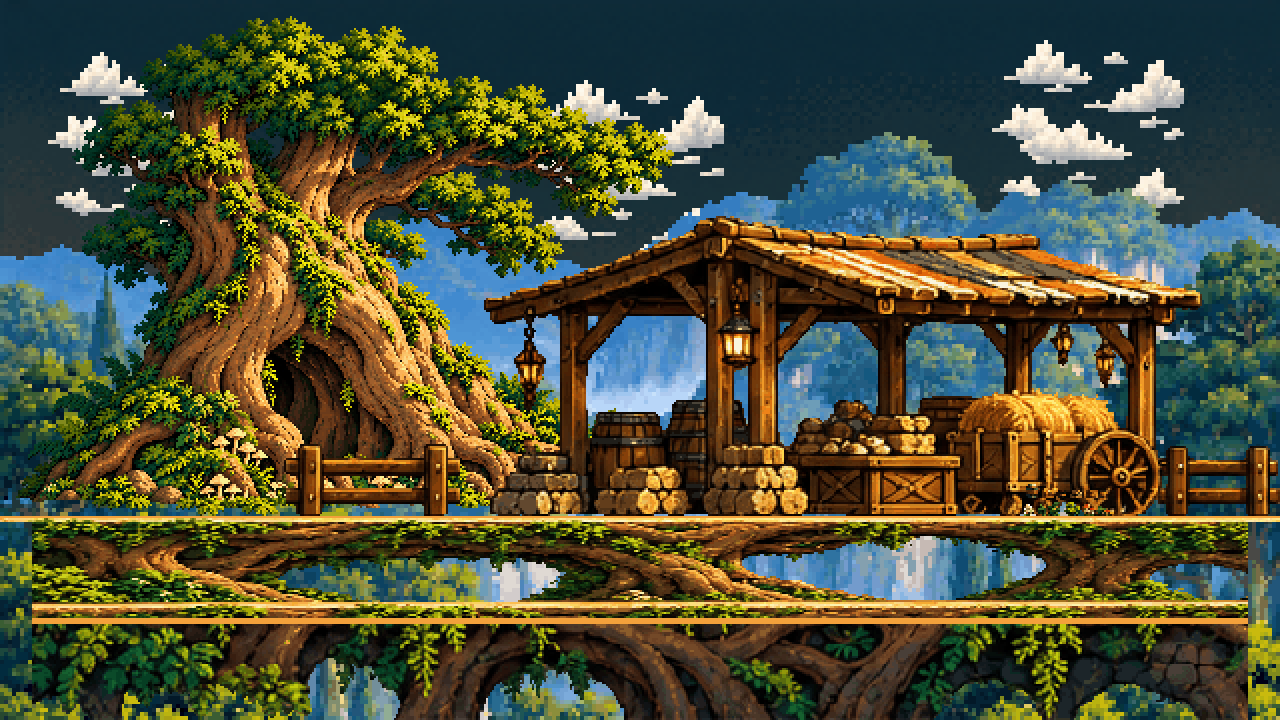
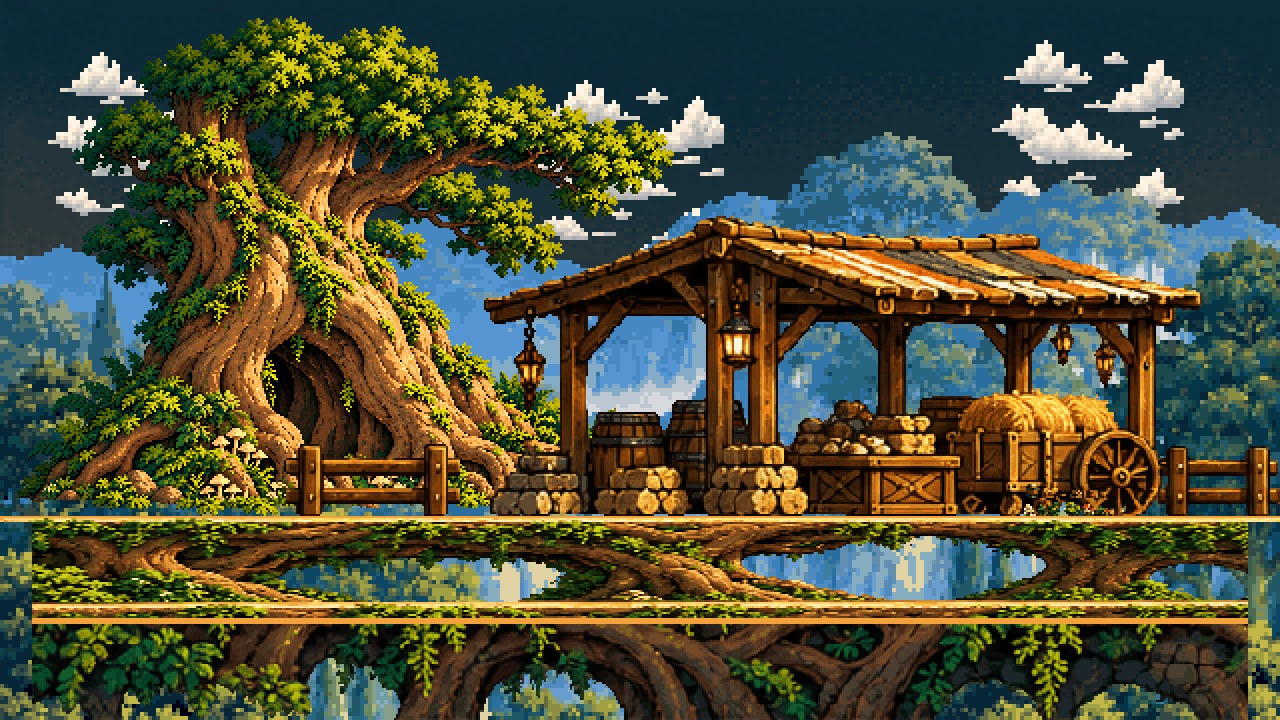
Revision of a layered (1280, 720) image; what changed, layer by layer:
painted on "terrain" over left=32, top=624, right=1248, bottom=720
painted on "under" over left=32, top=522, right=1248, bottom=618
painted on "mid" over left=0, top=236, right=1280, bottom=720
painted on "far" over left=0, top=132, right=1280, bottom=608
painted on "clouds" over left=48, top=52, right=1184, bottom=256
painted on "sky" over left=0, top=52, right=1280, bottom=720
